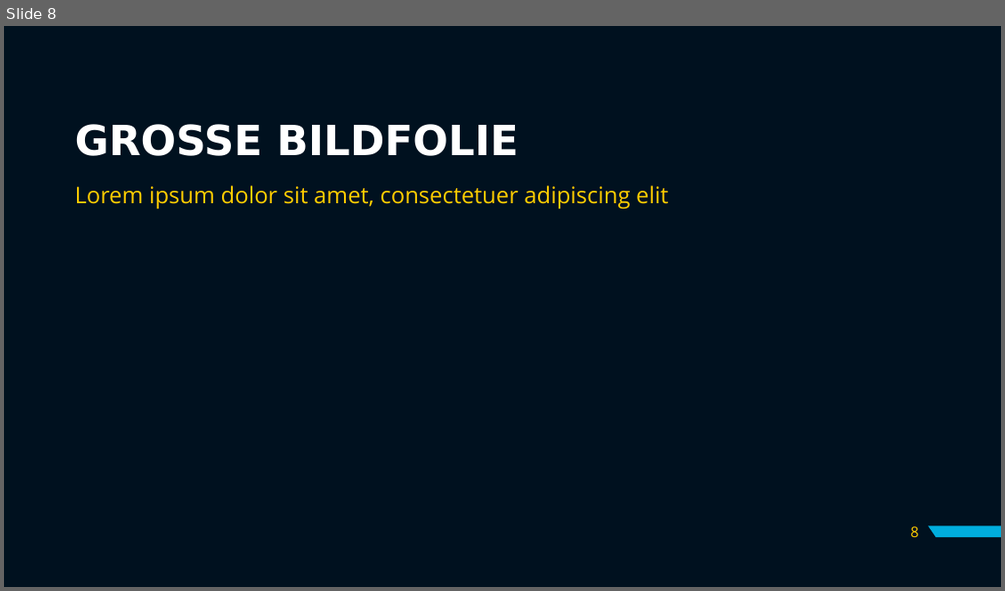
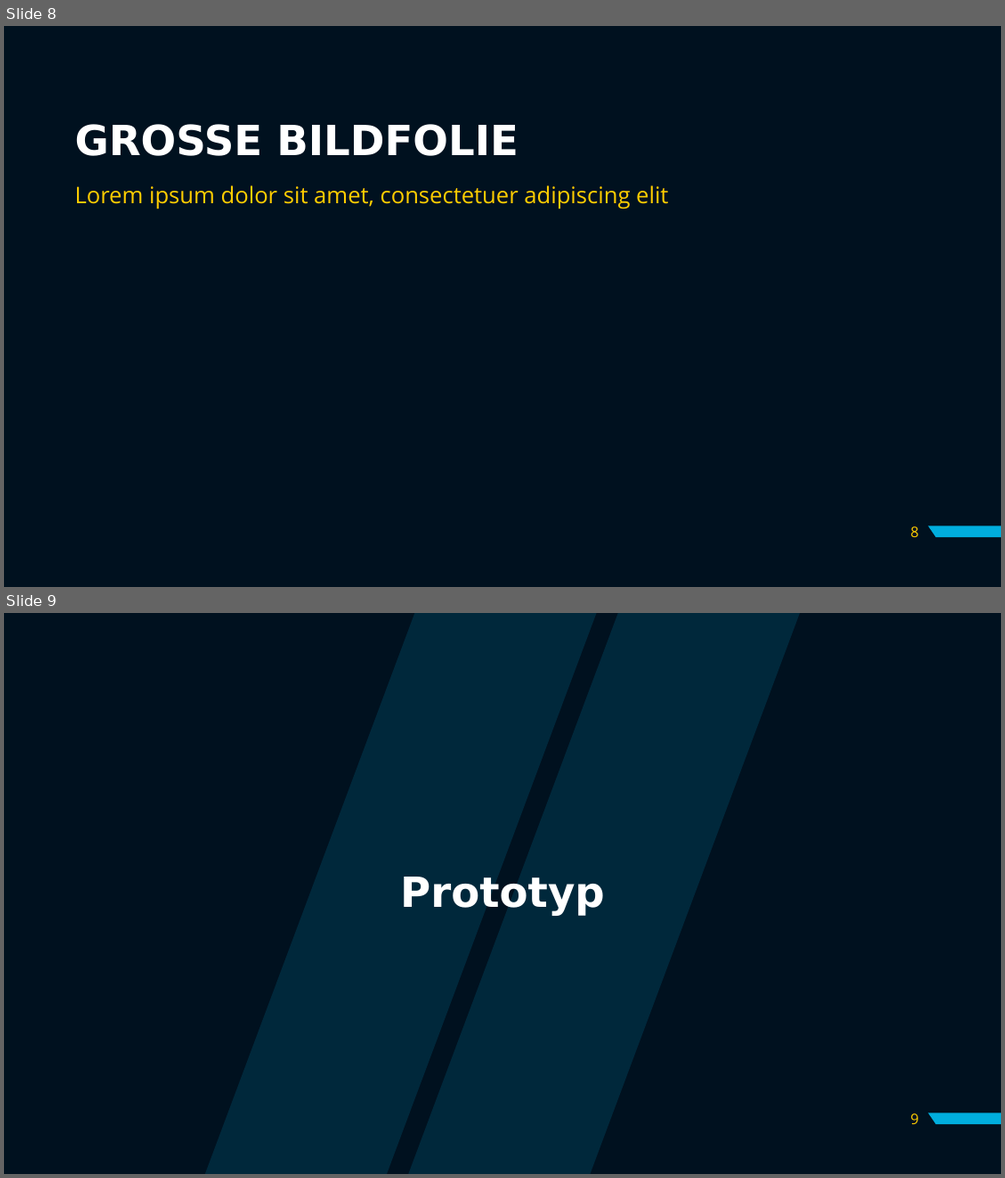
Before and after one commit to filipjosipovic/OverTime, a slide deck: SYP- Präsi.pptx. Shown one above the other, each under a label of ours: slide 8 before the commit, slides 8 and 9 after it. The pictures are 1005x591 and 1005x1178 pixels, drawn with LibreOffice and Linux fonts; fonts in the diff are those of the drawing; background and template pictures are left out. Boxes give left, top, right and bottom in pixels: in the first picture for what was removed or moved away, otherwise in the second. Text is boxed around its words. In the diff, an @@ line names an element or a change of style, - is before the commit and + after.

```diff
--- a/SYP- Präsi.pptx
+++ b/SYP- Präsi.pptx
@@ slide 9 added at bbox=[4, 613, 1001, 1174], background #00111F; not listed: 1 template element that a slide beside it also shows @@
@@ freeform shape added at bbox=[203, 613, 800, 1174], fill #00AEDE at 15% opacity @@
@@ title added at bbox=[400, 876, 605, 916], 40 pt, text #FFFFFF, bold @@
+Prototyp
@@ page number added at bbox=[910, 1113, 918, 1124], 14 pt, text #FFCD00 @@
+9
```
Also in this commit, not shown: 1 slide removed, 1 other file.
